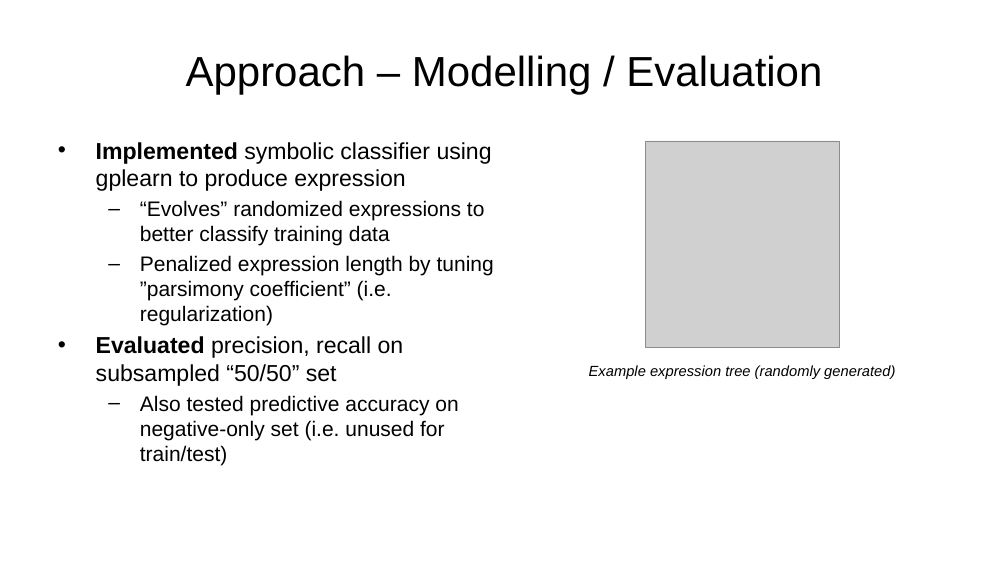
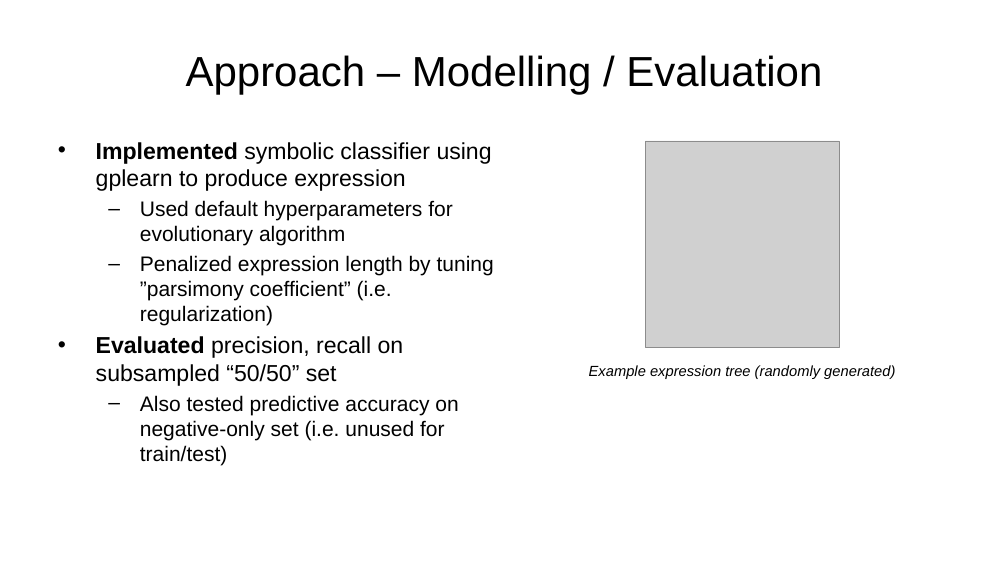
Before and after one commit to AlbertVong/Mat-Hack-2023, a slide deck: slide 7 of powerpoint_slides/final_presentation_av.pptx. Drawn at 1008x567 pixels with LibreOffice and Linux fonts; fonts in the diff are those of the drawing; grey boxes stand for pictures; background and template pictures are left out. Boxes give left, top, right and bottom in pixels: in the first picture for what was removed or moved away, otherwise in the second. Text is boxed around its words. In the diff, an @@ line names an element or a change of style, - is before the commit and + after.

```diff
--- a/powerpoint_slides/final_presentation_av.pptx
+++ b/powerpoint_slides/final_presentation_av.pptx
@@ text at (140,200,453,246): text changed @@
-  – “Evolves” randomized expressions to better classify training data
+  – Used default hyperparameters for evolutionary algorithm
```
Also in this commit, not shown: 2 other slides changed, 21 other files.
